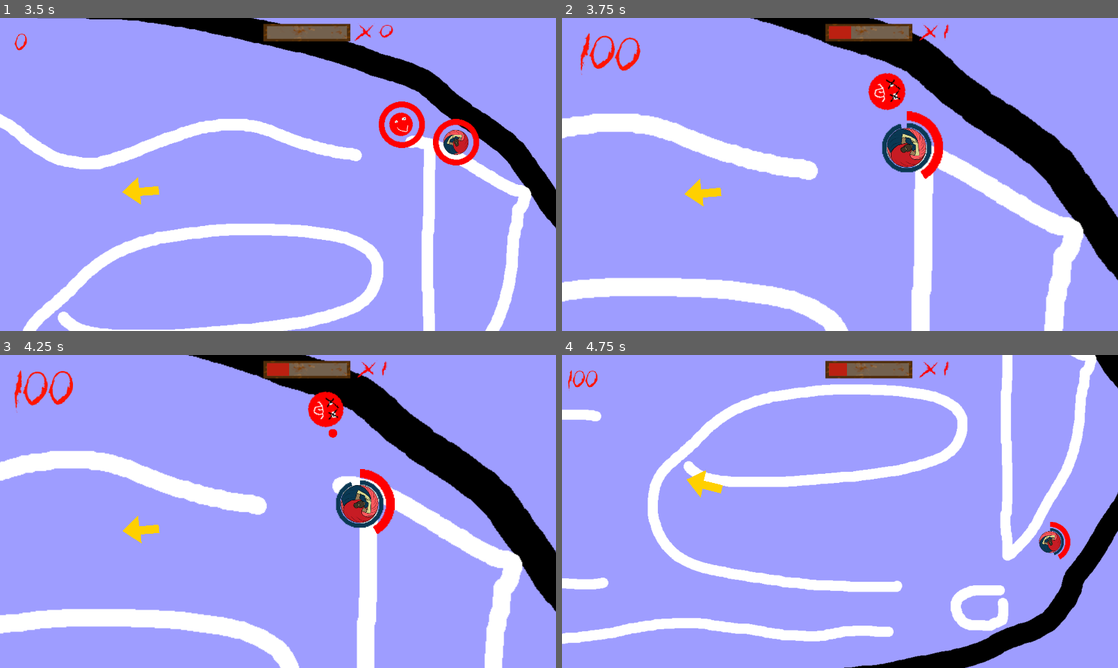
Above: before the commit, frames 1-4 (two rows, left to right).
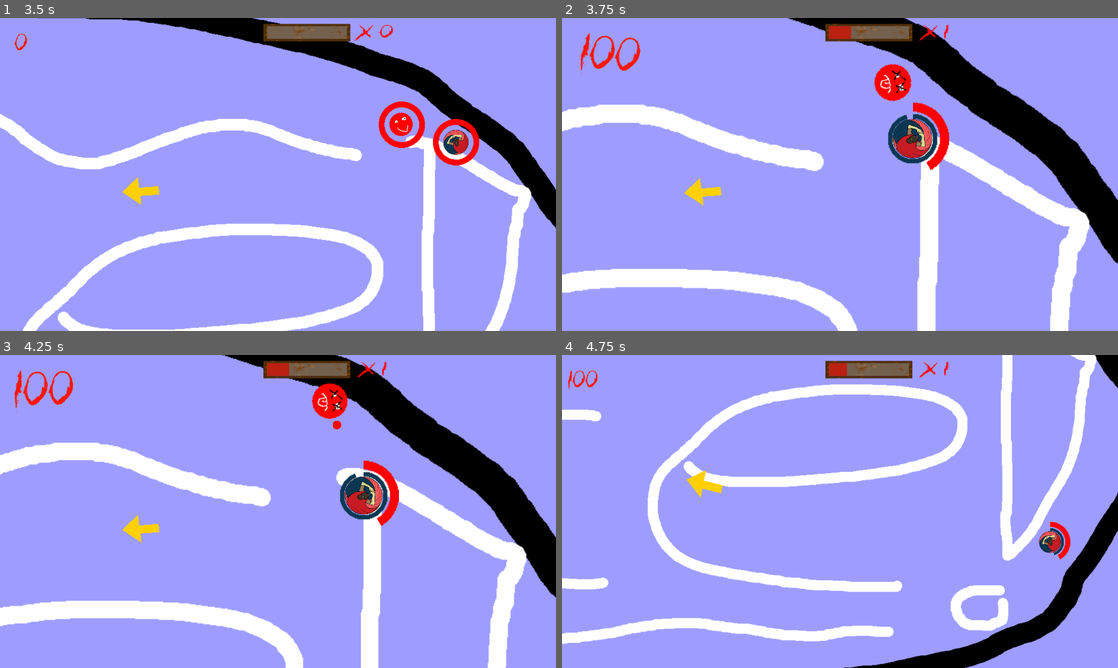
Above: after the commit, the same moments.

Repository: Junber/LD-47
Game: Godot game, scene res://Scenes/Root.tscn
Same seed, same stepped clock (60 frames per second), same inputs: the game is played once before the commit and once after it. Sound files missing from this copy of the repository are replaced by a short silence.
Inputs (mouse positions are in pixels of both pictures, inside the frame that each line leads up to):
- Up to frame 1 (3.5 s): move the mouse to (400, 158) at 0.52 s; hold D (move_right) 0.53-1.28 s; tap Space (boost) every 0.75 s from 0.6 to 2.85 s; click (400, 158) at 0.67 s; move the mouse to (166, 190) at 1.27 s; hold S (move_down) 1.28-2.03 s; move the mouse to (333, 105) at 2.02 s; hold D (move_right) 2.03-2.78 s; move the mouse to (250, 237) at 2.77 s; hold W (move_up) from 2.78 s (still down); click (250, 237) at 2.92 s
- Up to frame 2 (3.75 s): move the mouse to (1006, 221) at 3.52 s; release W (move_up) at 3.53 s; hold A (move_left) from 3.53 s (still down); tap Space (boost) at 3.6 s
- Up to frame 3 (4.25 s): keep holding A (move_left)
- Up to frame 4 (4.75 s): keep holding A (move_left); move the mouse to (673, 464) at 4.27 s; tap Space (boost) at 4.35 s

Frame 1 is identical in both runs. In frame 2, 17% of the frame differs, in the area x 0-100%, y 0-100%; in frame 3, 15%; in frame 4, nothing differs.

Commit message:
Change numbers

Diff:
--- a/Scenes/Player.tscn
+++ b/Scenes/Player.tscn
@@ -1,11 +1,10 @@
-[gd_scene load_steps=9 format=2]
+[gd_scene load_steps=8 format=2]
 
 [ext_resource path="res://Resources/Graphics/Characters/Protagonist_Kreisel.png" type="Texture" id=1]
 [ext_resource path="res://Resources/Graphics/BoostTimer.png" type="Texture" id=2]
 [ext_resource path="res://Scenes/IceScater.tscn" type="PackedScene" id=3]
 [ext_resource path="res://Scripts/Player.gd" type="Script" id=4]
 [ext_resource path="res://Resources/Graphics/PlayerDead.png" type="Texture" id=5]
-[ext_resource path="res://Scripts/PlayerCamera.gd" type="Script" id=6]
 [ext_resource path="res://Resources/Graphics/ActiveShieldENGAGED.png" type="Texture" id=7]
 [ext_resource path="res://Scripts/Screenshaker.gd" type="Script" id=8]
 
@@ -68,7 +67,6 @@
 limit_smoothed = true
 drag_margin_h_enabled = true
 drag_margin_v_enabled = true
-script = ExtResource( 6 )
 __meta__ = {
 "_editor_description_": ""
 }
--- a/Scripts/Player.gd
+++ b/Scripts/Player.gd
@@ -21,10 +21,9 @@
 var bulletScene = load("res://Scenes/Bullet.tscn")
 
 var bulletsLeft = 0
-
 func changeHealth(amount):
 	if amount < 0:
-		$PlayerCamera.startScreenshake()
+		$"PlayerCamera/Screenshaker".start()
 	.changeHealth(amount)
 
 func kill():
--- a/Scripts/PlayerCamera.gd
+++ /dev/null
@@ -1,6 +0,0 @@
-extends Camera2D
-
-export var screenshakyness = 100
-
-func startScreenshake():
-	$Screenshaker.start()
--- a/Scripts/Screenshaker.gd
+++ b/Scripts/Screenshaker.gd
@@ -7,8 +7,8 @@
 
 onready var camera = get_parent()
 
-func start(duration = 0.2, frequency = 15, amplitude = 10):
-	self.amplitude = amplitude
+func start(duration = 0.3, frequency = 20, newAmplitude = 30):
+	amplitude = newAmplitude
 	$Duration.wait_time = duration
 	$Frequency.wait_time = 1 / float(frequency)
 	$Duration.start()
